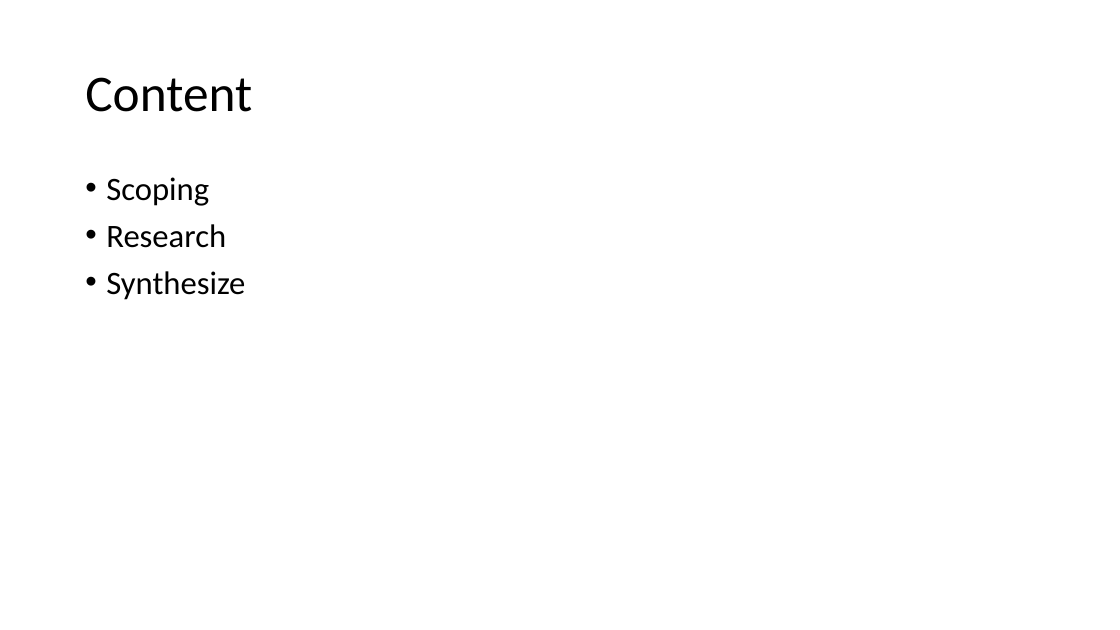
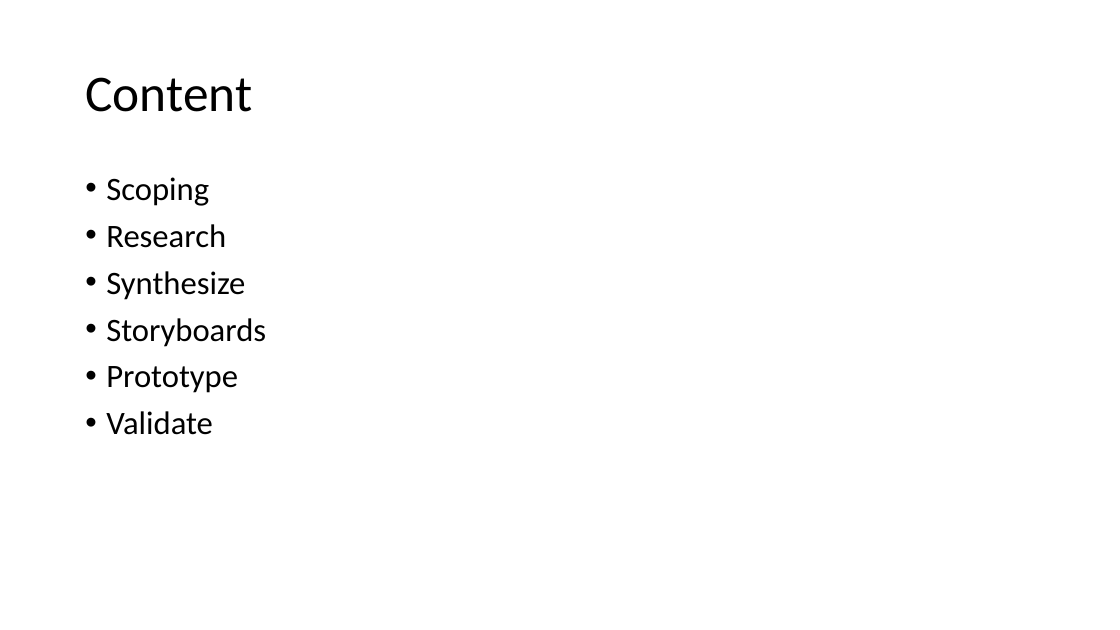
Before and after one commit to tomia1/ch.bfh.btx8081.w2016.red, a slide deck: slide 2 of doc/task3/red_task3.pptx. Drawn at 1120x630 pixels with LibreOffice and Linux fonts; fonts in the diff are those of the drawing. Boxes give left, top, right and bottom in pixels: in the first picture for what was removed or moved away, otherwise in the second. Text is boxed around its words. In the diff, an @@ line names an element or a change of style, - is before the commit and + after.

Commit message:
WIP

```diff
--- a/doc/task3/red_task3.pptx
+++ b/doc/task3/red_task3.pptx
@@ text at [106, 318, 266, 435]: paragraphs added @@
+• Storyboards
+• Prototype
+• Validate
```
Also in this commit, not shown: 10 slides added.
